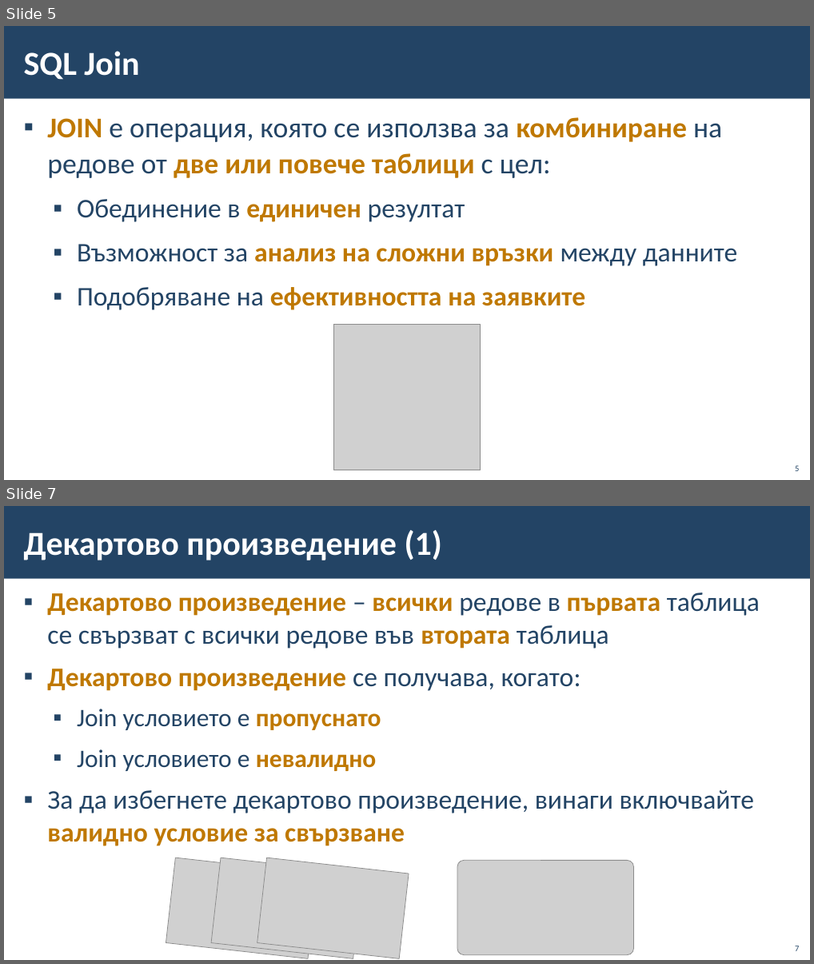
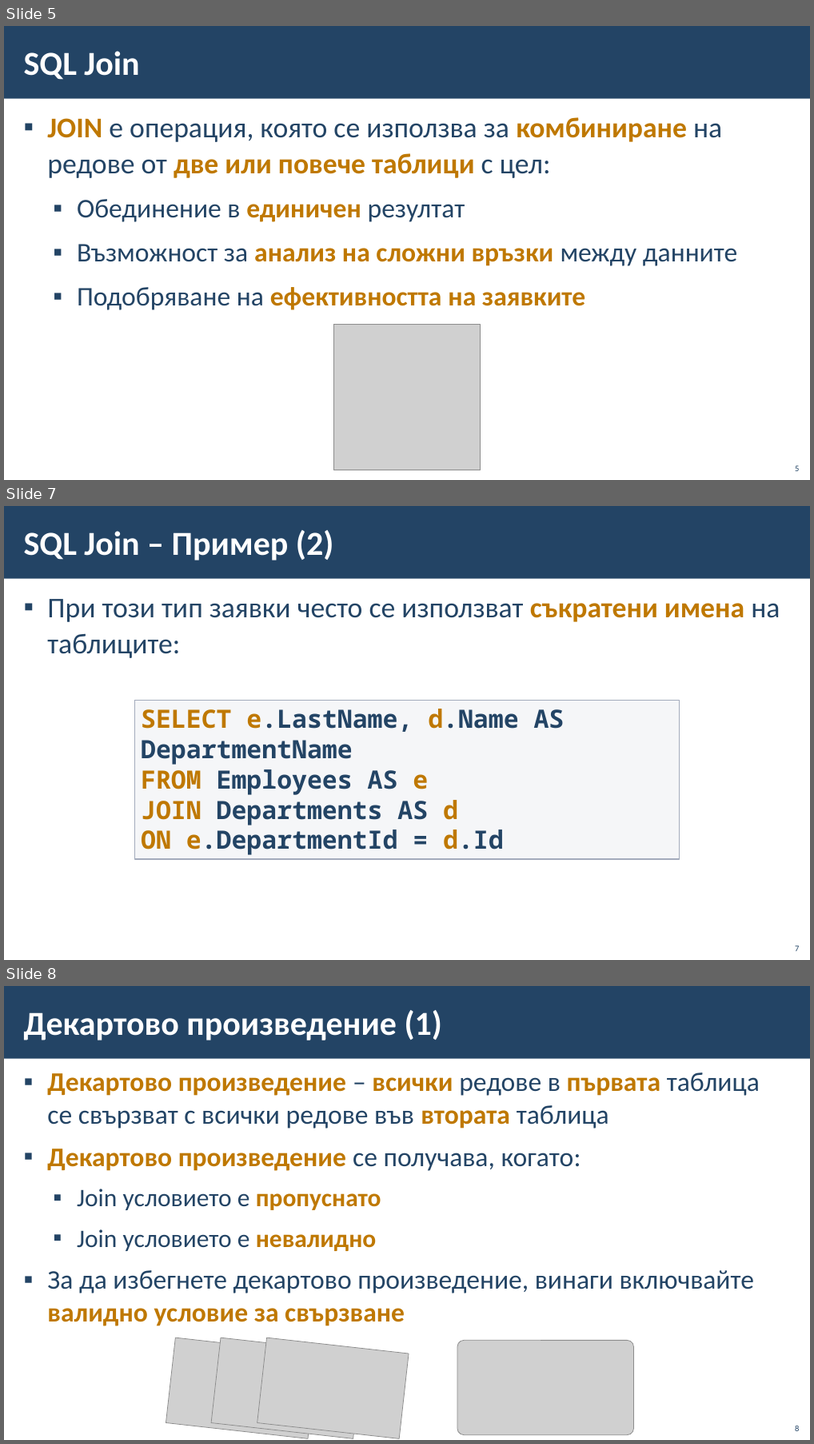
Before and after one commit to BG-IT-Edu/School-Programming, a slide deck: Courses/Software-Sciences/Module-3-Databases-New/09-Joining-Tables/09-Joining-Tables.pptx. Shown one above the other, each under a label of ours: slides 5 and 7 before the commit, slides 5, 7 and 8 after it; the slides between them are not shown. The pictures are 814x964 and 814x1444 pixels, drawn with LibreOffice and Linux fonts; fonts in the diff are those of the drawing; grey boxes stand for pictures; background and template pictures are left out. Boxes give left, top, right and bottom in pixels: in the first picture for what was removed or moved away, otherwise in the second. Text is boxed around its words. In the diff, an @@ line names an element or a change of style, - is before the commit and + after.

```diff
--- a/Courses/Software-Sciences/Module-3-Databases-New/09-Joining-Tables/09-Joining-Tables.pptx
+++ b/Courses/Software-Sciences/Module-3-Databases-New/09-Joining-Tables/09-Joining-Tables.pptx
@@ slide 7 added at [4, 506, 810, 960], background #FFFFFF; not listed: 1 template element that a slide beside it also shows @@
@@ title added at [24, 530, 334, 560], 40 pt, text #FFFFFF, bold @@
+SQL Join – Пример (2)
@@ text added at [47, 599, 780, 658], 34 pt, text #234465 @@
+▪ При този тип заявки често се използват съкратени имена на таблиците:
@@ rectangle added at [135, 700, 680, 860], fill #C2C7D2 at 15% opacity, outline #A3ABBC 1 pt, 30 pt, text #234465, bold @@
+SELECT e.LastName, d.Name AS DepartmentName
+FROM Employees AS e
+JOIN Departments AS d
+ON e.DepartmentId = d.Id
@@ page number added at [795, 945, 799, 951], 10 pt, text #234465 @@
+7
@@ what was slide 7 is now slide 8 @@
@@ page number at [795, 1425, 799, 1431]: text changed @@
-7
+8
```
Also in this commit, not shown: 1 slide changed, 2 other files.
